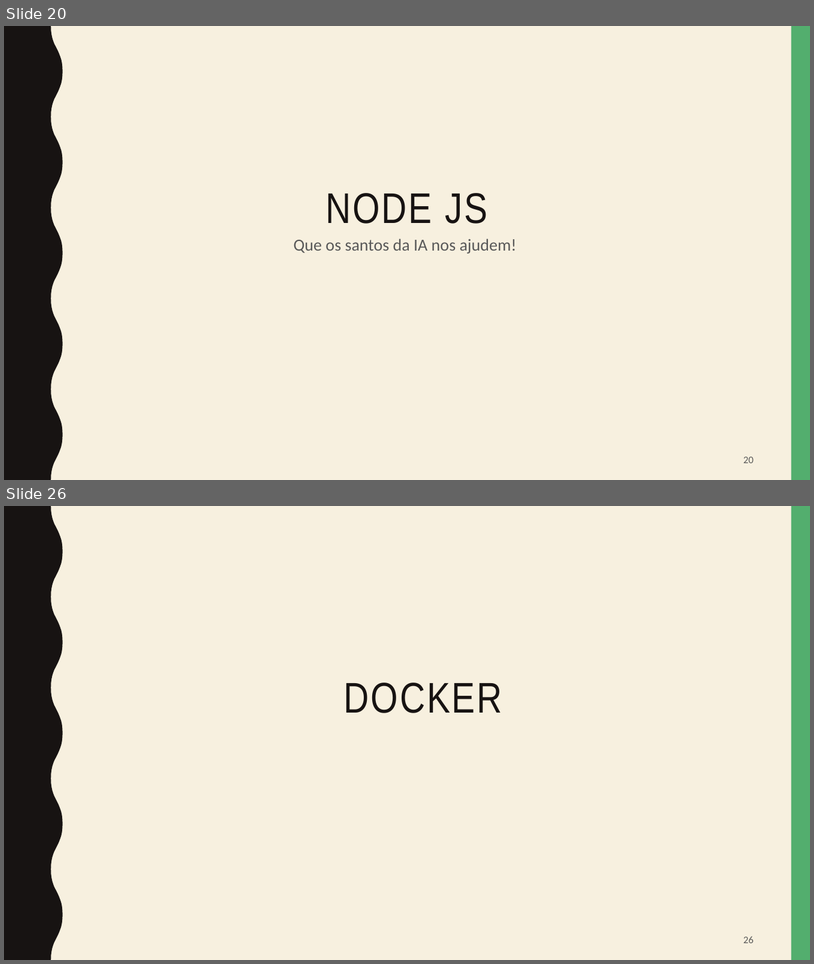
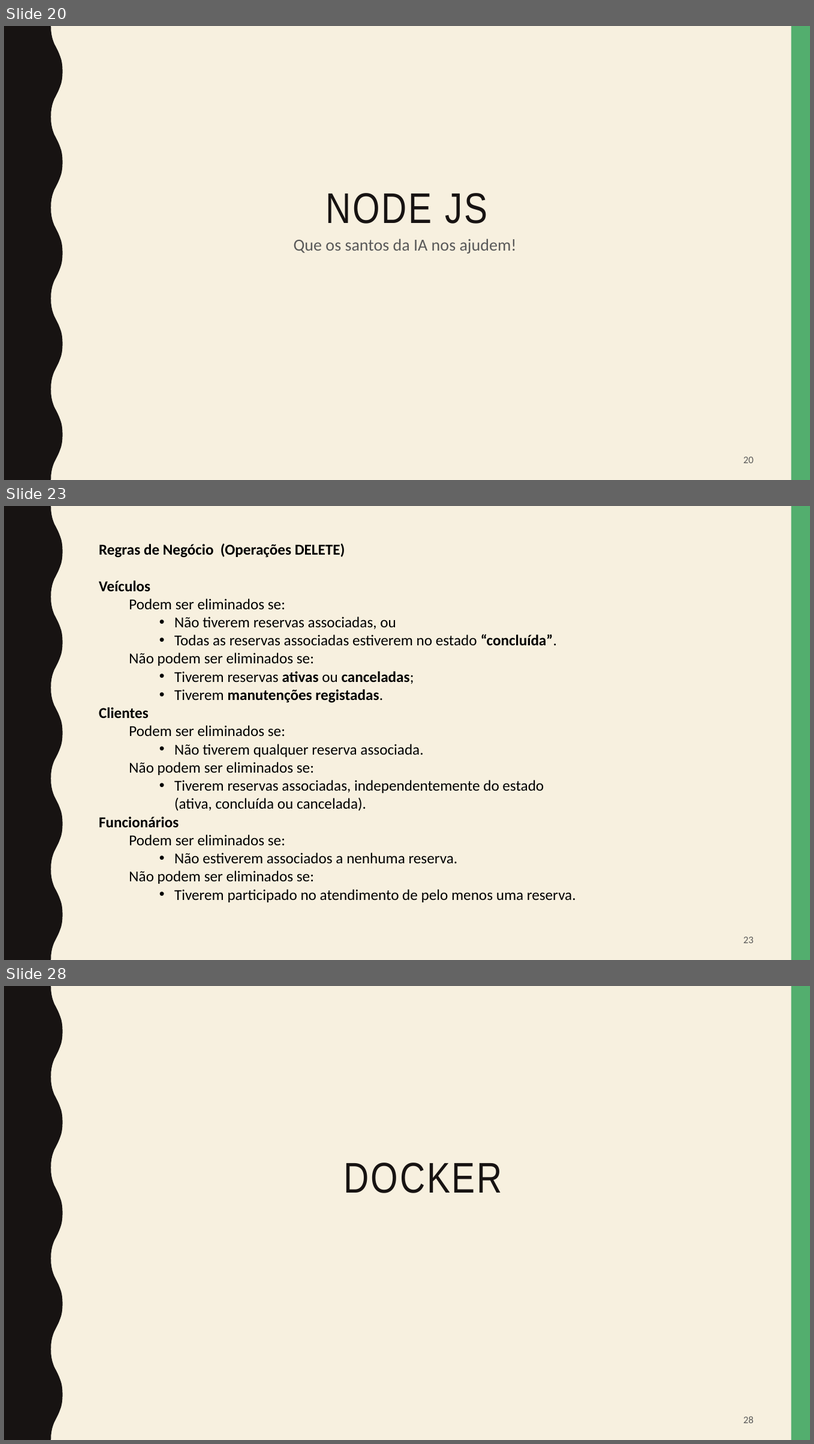
Before and after one commit to inf25dw1g31/M2, a slide deck: presentation/Car4Me.pptx. Shown one above the other, each under a label of ours: slides 20 and 26 before the commit, slides 20, 23 and 28 after it; the slides between them are not shown. The pictures are 814x964 and 814x1444 pixels, drawn with LibreOffice and Linux fonts; fonts in the diff are those of the drawing. Boxes give left, top, right and bottom in pixels: in the first picture for what was removed or moved away, otherwise in the second. Text is boxed around its words. In the diff, an @@ line names an element or a change of style, - is before the commit and + after.

```diff
--- a/presentation/Car4Me.pptx
+++ b/presentation/Car4Me.pptx
@@ slide 23 added at (4, 506, 810, 960), background #F7F0DF; not listed: 2 template elements that a slide beside it also shows @@
@@ text added at (99, 543, 576, 902), 18 pt, text #000000 @@
+Regras de Negócio (Operações DELETE)
+Veículos
+  Podem ser eliminados se:
+    • Não tiverem reservas associadas, ou
+    • Todas as reservas associadas estiverem no estado “concluída”.
+  Não podem ser eliminados se:
+    • Tiverem reservas ativas ou canceladas;
+    • Tiverem manutenções registadas.
+Clientes
+  Podem ser eliminados se:
+    • Não tiverem qualquer reserva associada.
+  Não podem ser eliminados se:
+    • Tiverem reservas associadas, independentemente do estado
+      (ativa, concluída ou cancelada).
+Funcionários
+  Podem ser eliminados se:
+    • Não estiverem associados a nenhuma reserva.
+  Não podem ser eliminados se:
+    • Tiverem participado no atendimento de pelo menos uma reserva.
@@ page number added at (744, 936, 754, 943), 12 pt, text #595959 @@
+23
@@ what was slide 26 is now slide 28 @@
@@ page number at (744, 1416, 754, 1423): text changed @@
-26
+28
```
Also in this commit, not shown: 5 slides changed, 3 other slides added, 2 slides removed.
